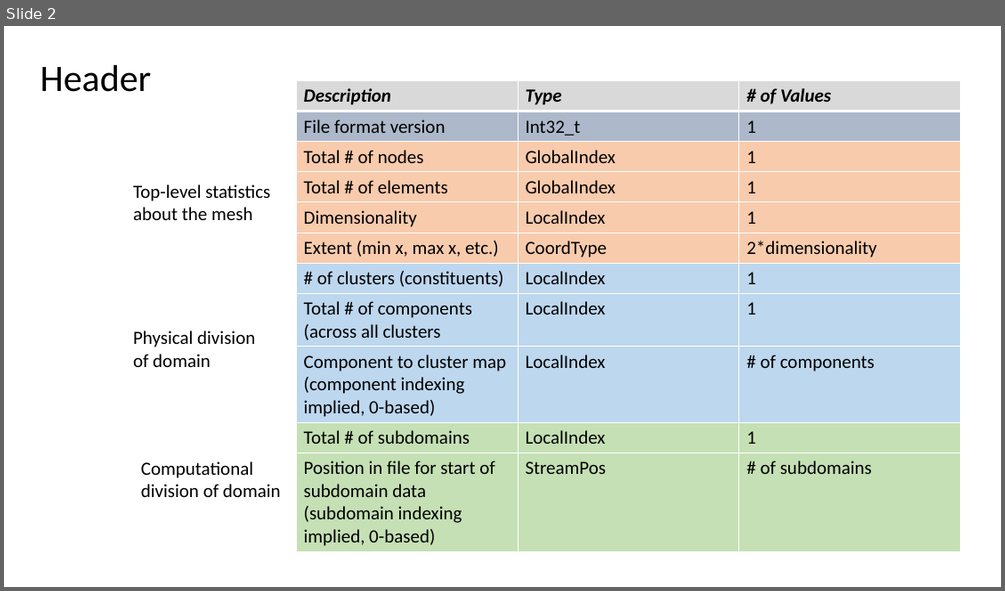
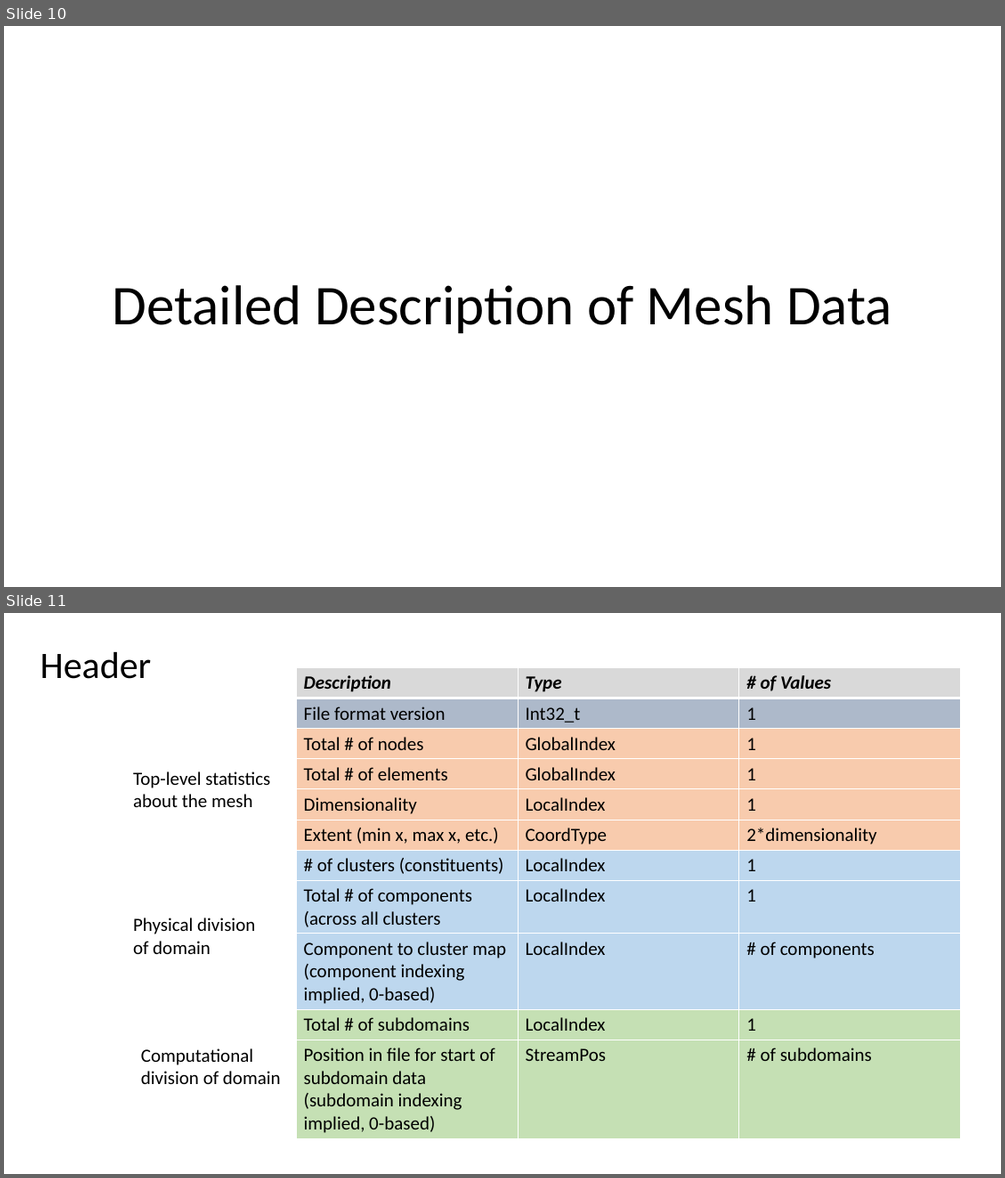
Before and after one commit to afrl/sheff-fea-io, a slide deck: docs/FormatSpecification.pptx. Shown one above the other, each under a label of ours: slide 2 before the commit, slides 10 and 11 after it. The pictures are 1005x591 and 1005x1178 pixels, drawn with LibreOffice and Linux fonts; fonts in the diff are those of the drawing. Boxes give left, top, right and bottom in pixels: in the first picture for what was removed or moved away, otherwise in the second. Text is boxed around its words. In the diff, an @@ line names an element or a change of style, - is before the commit and + after.

```diff
--- a/docs/FormatSpecification.pptx
+++ b/docs/FormatSpecification.pptx
@@ slide 10 added at bbox=[4, 26, 1001, 587], background #FFFFFF @@
@@ title added at bbox=[113, 285, 892, 333], 54 pt, text #000000 @@
+Detailed Description of Mesh Data
@@ what was slide 2 is now slide 11 @@
```
Also in this commit, not shown: 8 other slides added, 3 other files.
